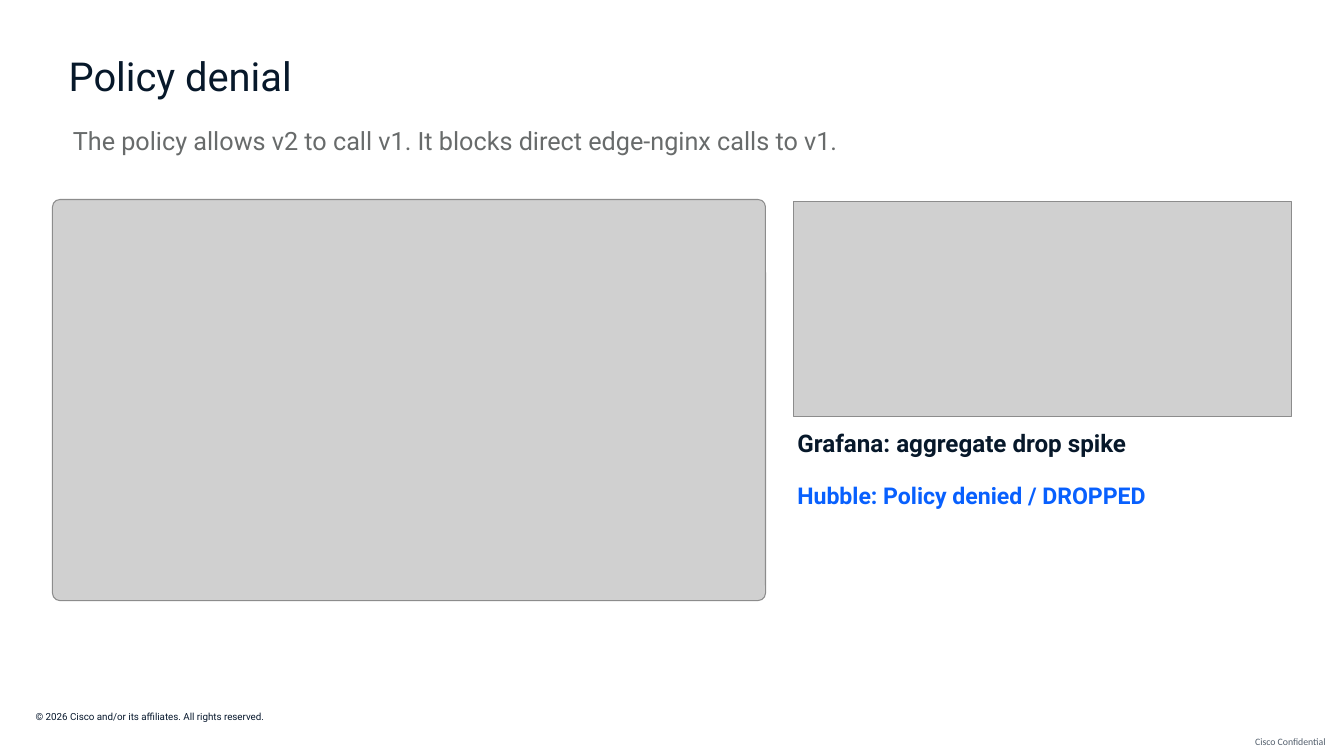
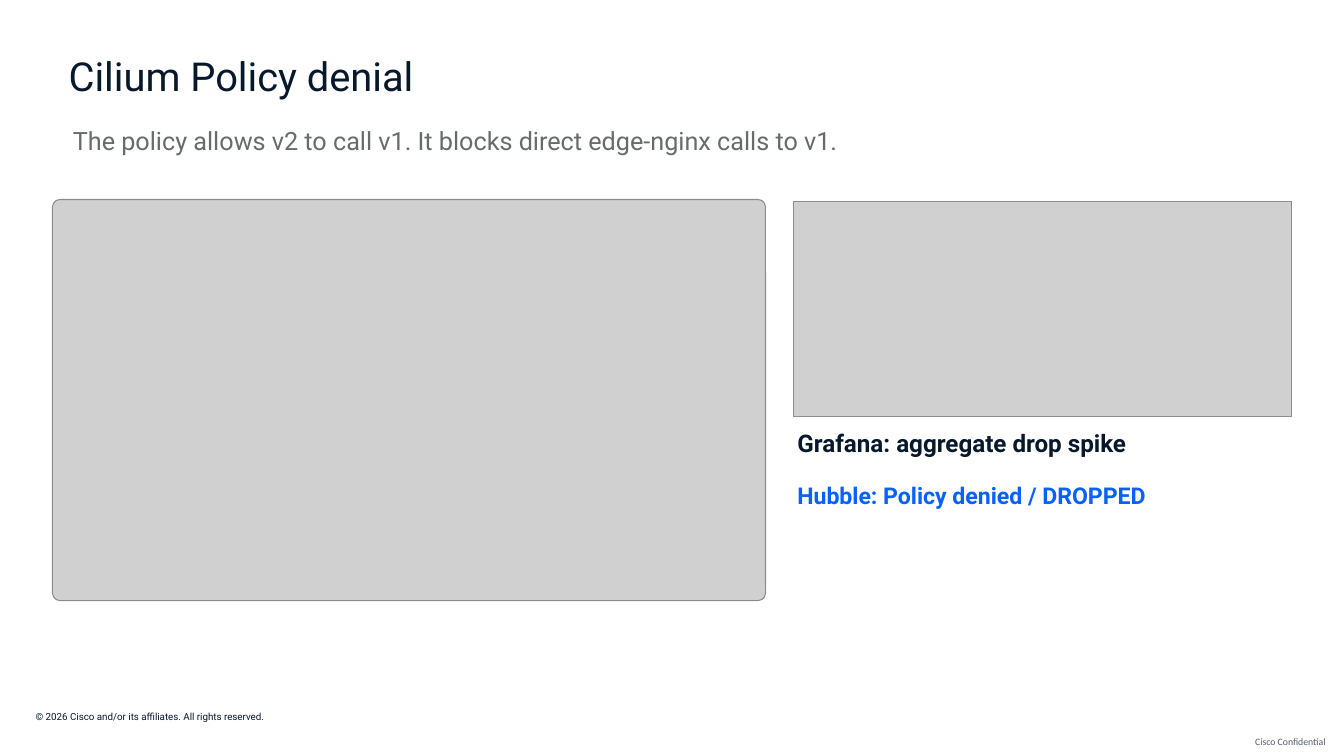
Before and after one commit to ajimenez1503/cilium-obi-demo, a slide deck: slide 23 of slides/cilium-obi-session-deck-latest.pptx. Drawn at 1344x756 pixels with LibreOffice and Linux fonts; fonts in the diff are those of the drawing; grey boxes stand for pictures; background and template pictures are left out. Boxes give left, top, right and bottom in pixels: in the first picture for what was removed or moved away, otherwise in the second. Text is boxed around its words. In the diff, an @@ line names an element or a change of style, - is before the commit and + after.

```diff
--- a/slides/cilium-obi-session-deck-latest.pptx
+++ b/slides/cilium-obi-session-deck-latest.pptx
@@ text at bbox=[69, 61, 414, 100]: text changed @@
-Policy denial
+Cilium Policy denial
```
Also in this commit, not shown: 3 other slides changed.
